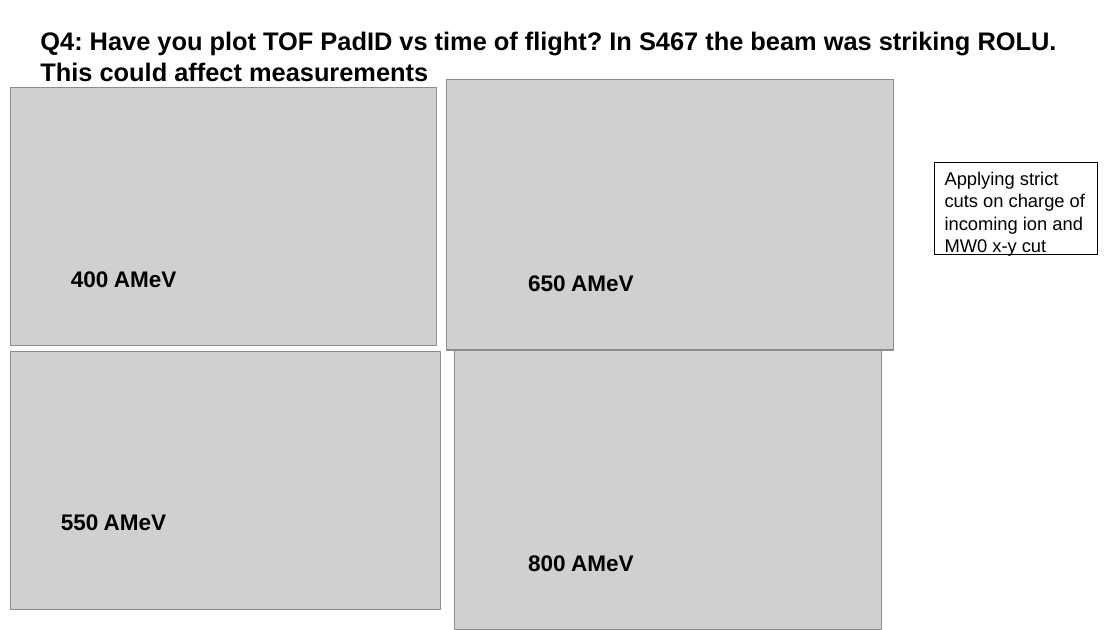
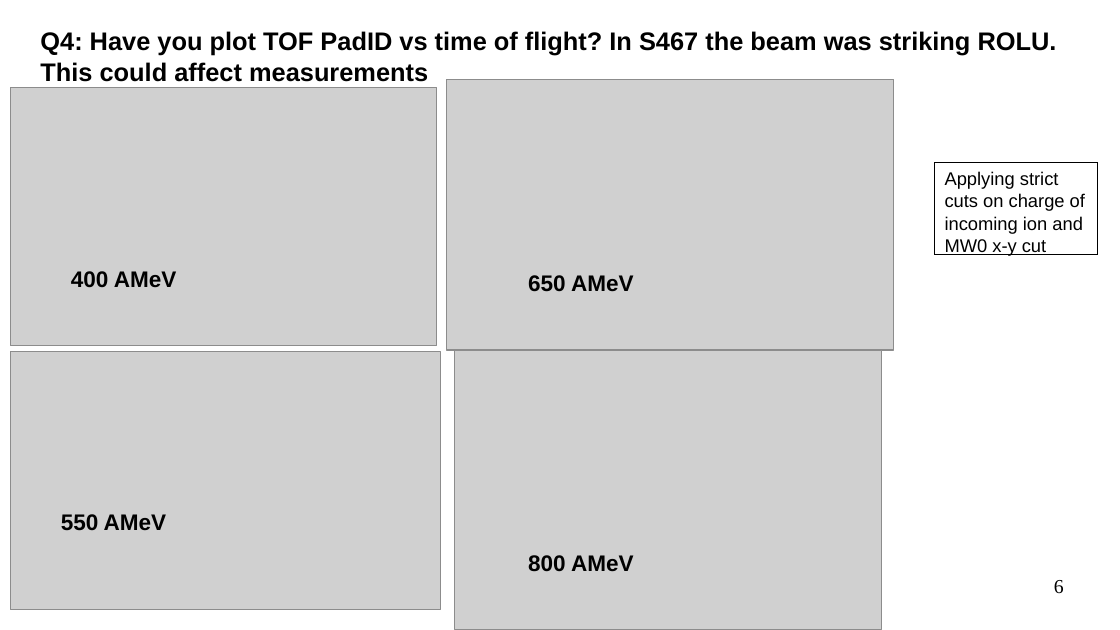
Before and after one commit to jenegger/r3bweek24_gsi, a slide deck: slide 6 of analysis_s444_comments_from_r3bweek.odp. Drawn at 1120x630 pixels with LibreOffice and Linux fonts; fonts in the diff are those of the drawing; grey boxes stand for pictures. Boxes give left, top, right and bottom in pixels: in the first picture for what was removed or moved away, otherwise in the second. Text is boxed around its words. In the diff, an @@ line names an element or a change of style, - is before the commit and + after.

```diff
--- a/analysis_s444_comments_from_r3bweek.odp
+++ b/analysis_s444_comments_from_r3bweek.odp
@@ page number added at [1054,580,1064,594], 14 pt, text #000000 @@
+6
```
Also in this commit, not shown: 8 other slides changed, 1 other file.
